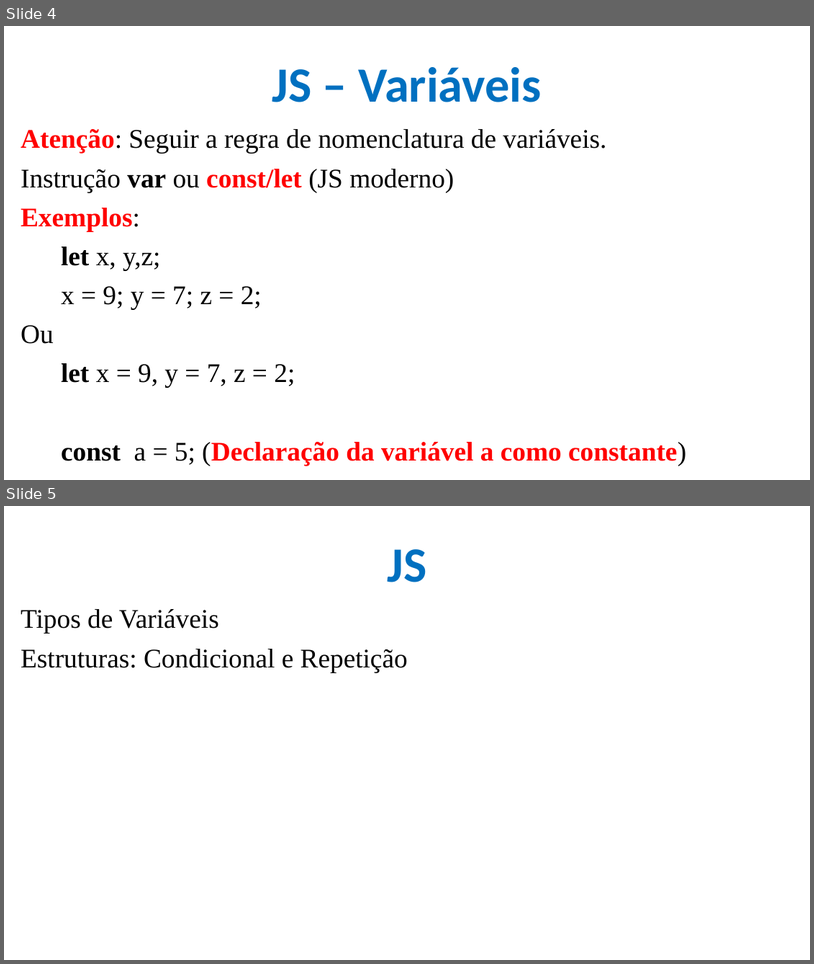
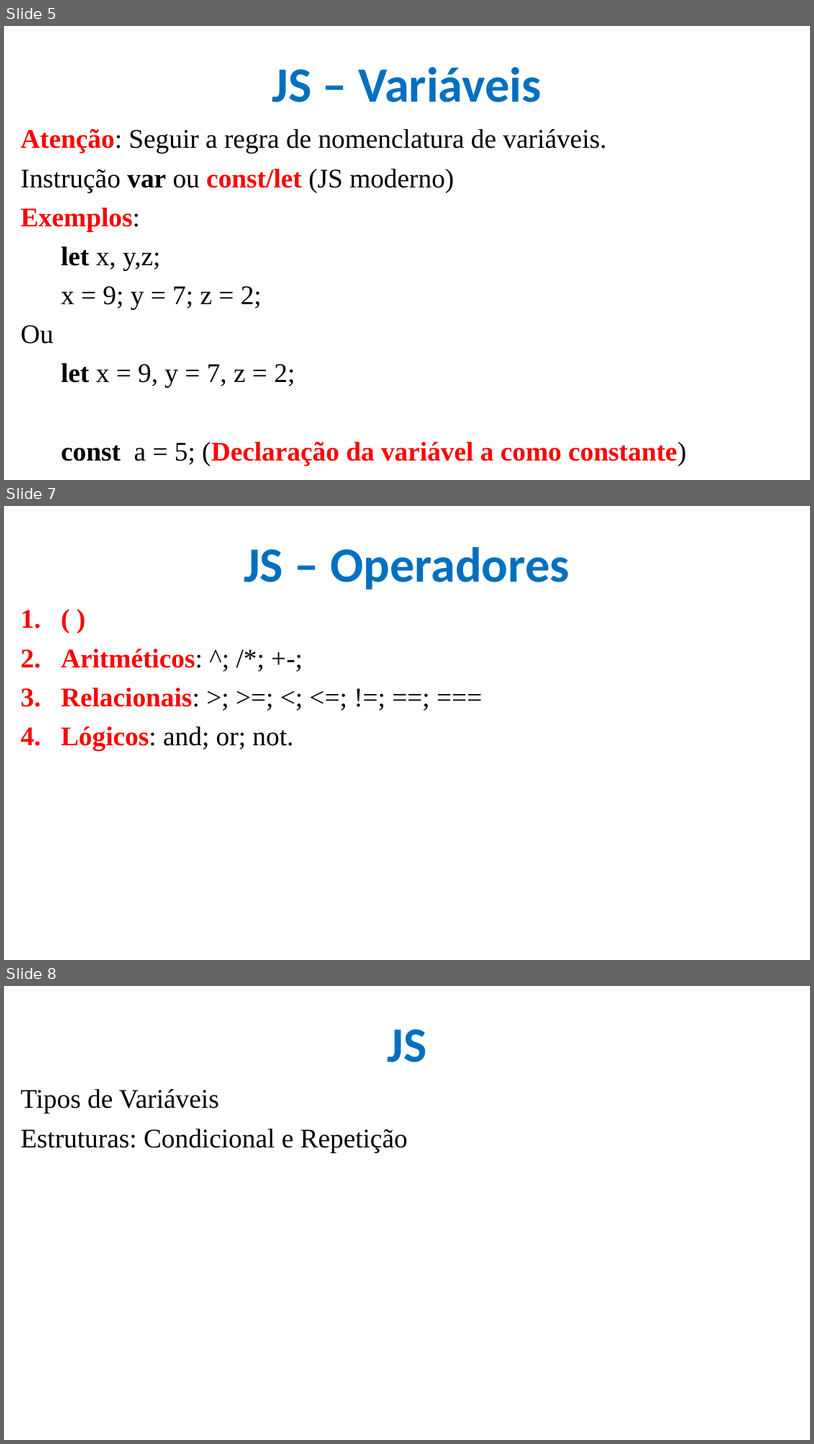
Before and after one commit to CloudEducationBrazil/WydenDesenvolvimentoWebPHP, a slide deck: 01 Classes/Aula 09 Desenvolvimento Web PHP - JS.pptx. Shown one above the other, each under a label of ours: slides 4 and 5 before the commit, slides 5, 7 and 8 after it; the slides between them are not shown. The pictures are 814x964 and 814x1444 pixels, drawn with LibreOffice and Linux fonts; fonts in the diff are those of the drawing; background and template pictures are left out. Boxes give left, top, right and bottom in pixels: in the first picture for what was removed or moved away, otherwise in the second. Text is boxed around its words. In the diff, an @@ line names an element or a change of style, - is before the commit and + after.

```diff
--- a/01 Classes/Aula 09 Desenvolvimento Web PHP - JS.pptx
+++ b/01 Classes/Aula 09 Desenvolvimento Web PHP - JS.pptx
@@ slide 7 added at [4,506,810,960], background picture (left out) @@
@@ title added at [244,547,570,590], 44 pt, text #0070C0, bold @@
+JS – Operadores
@@ text added at [61,649,293,750], 24 pt, text #000000 @@
+1. ( )
+2. Aritméticos: ^; /*; +-;
+3. Relacionais: >; >=; <; <=; !=; ==; ===
+4. Lógicos: and; or; not.
@@ what was slide 4 is now slide 5 @@
@@ what was slide 5 is now slide 8 @@
```
Also in this commit, not shown: 2 other slides added, 1 other file.
